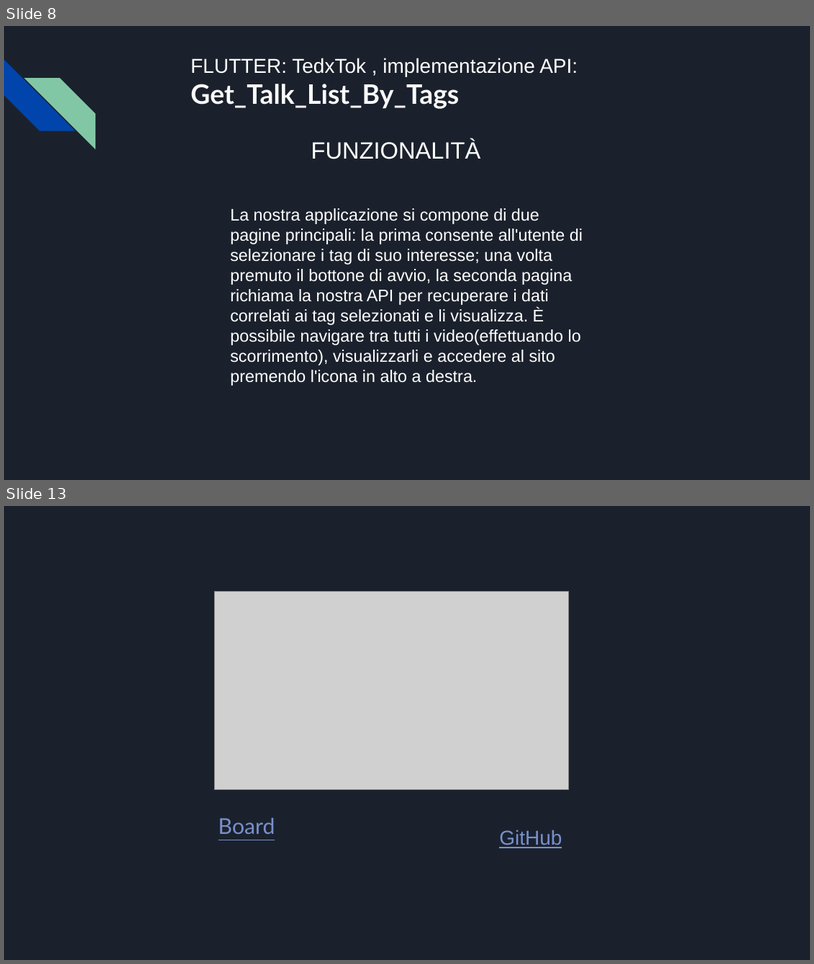
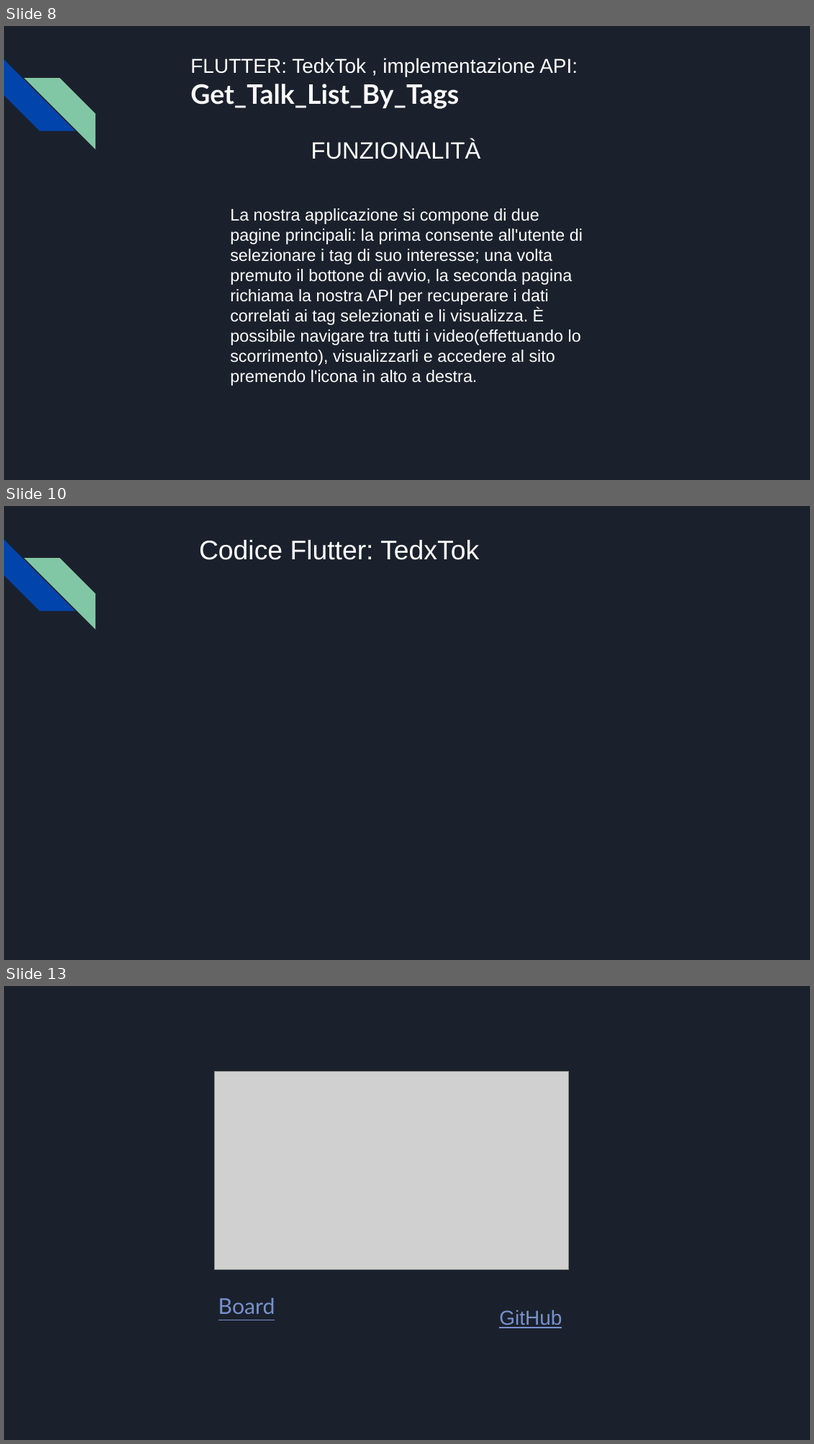
Before and after one commit to Gabriele-Mazzoleni/Progetti_Tec_Cloud_Mobile_2024, a slide deck: Parte 4/Presentazione TedxTok(parte 4).pptx. Shown one above the other, each under a label of ours: slides 8 and 13 before the commit, slides 8, 10 and 13 after it; the slides between them are not shown. The pictures are 814x964 and 814x1444 pixels, drawn with LibreOffice and Linux fonts; fonts in the diff are those of the drawing; grey boxes stand for pictures. Boxes give left, top, right and bottom in pixels: in the first picture for what was removed or moved away, otherwise in the second. Text is boxed around its words. In the diff, an @@ line names an element or a change of style, - is before the commit and + after.

```diff
--- a/Parte 4/Presentazione TedxTok(parte 4).pptx
+++ b/Parte 4/Presentazione TedxTok(parte 4).pptx
@@ slide 10 added at (4,506,810,960), background #1B212C; not listed: 2 template elements that a slide beside it also shows @@
@@ text added at (199,540,479,560), 32 pt, text #FFFFFF @@
+Codice Flutter: TedxTok
```
Also in this commit, not shown: 3 slides changed, 1 other slide added, 2 slides removed.
